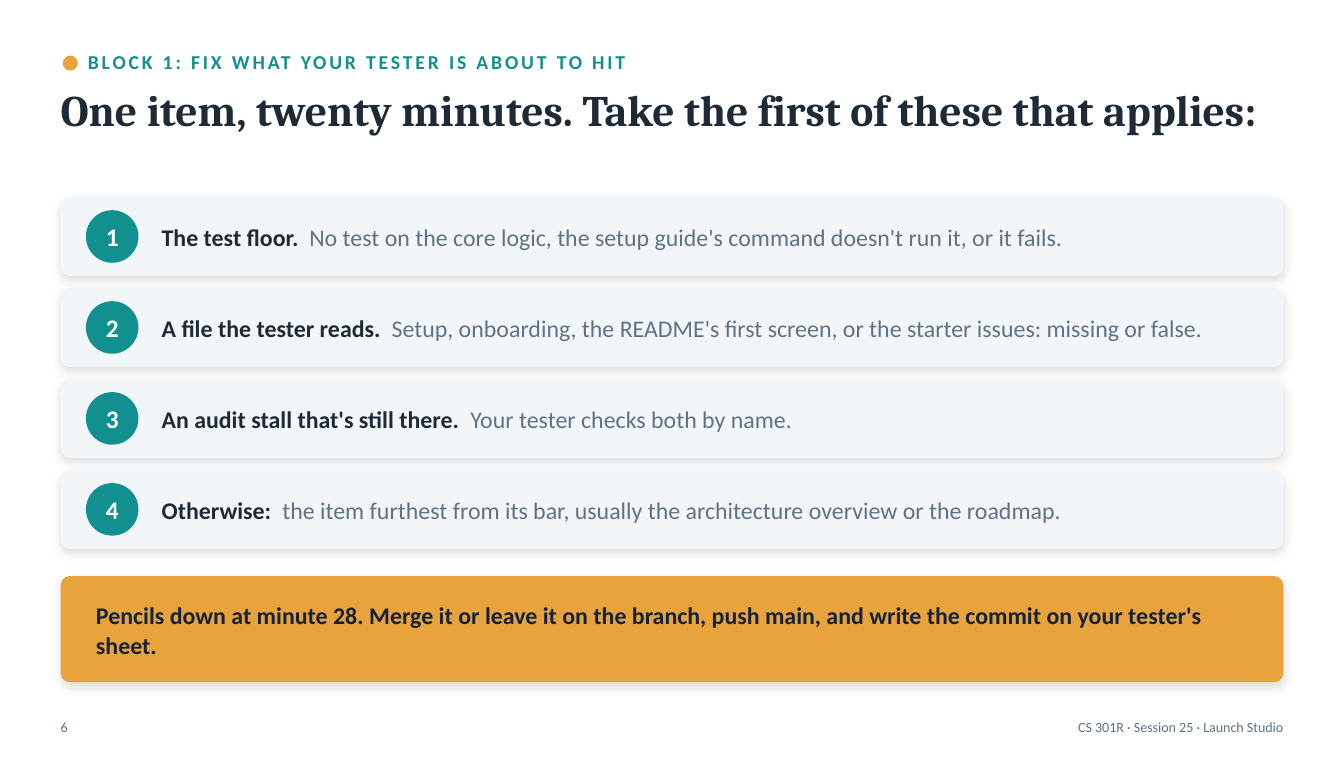
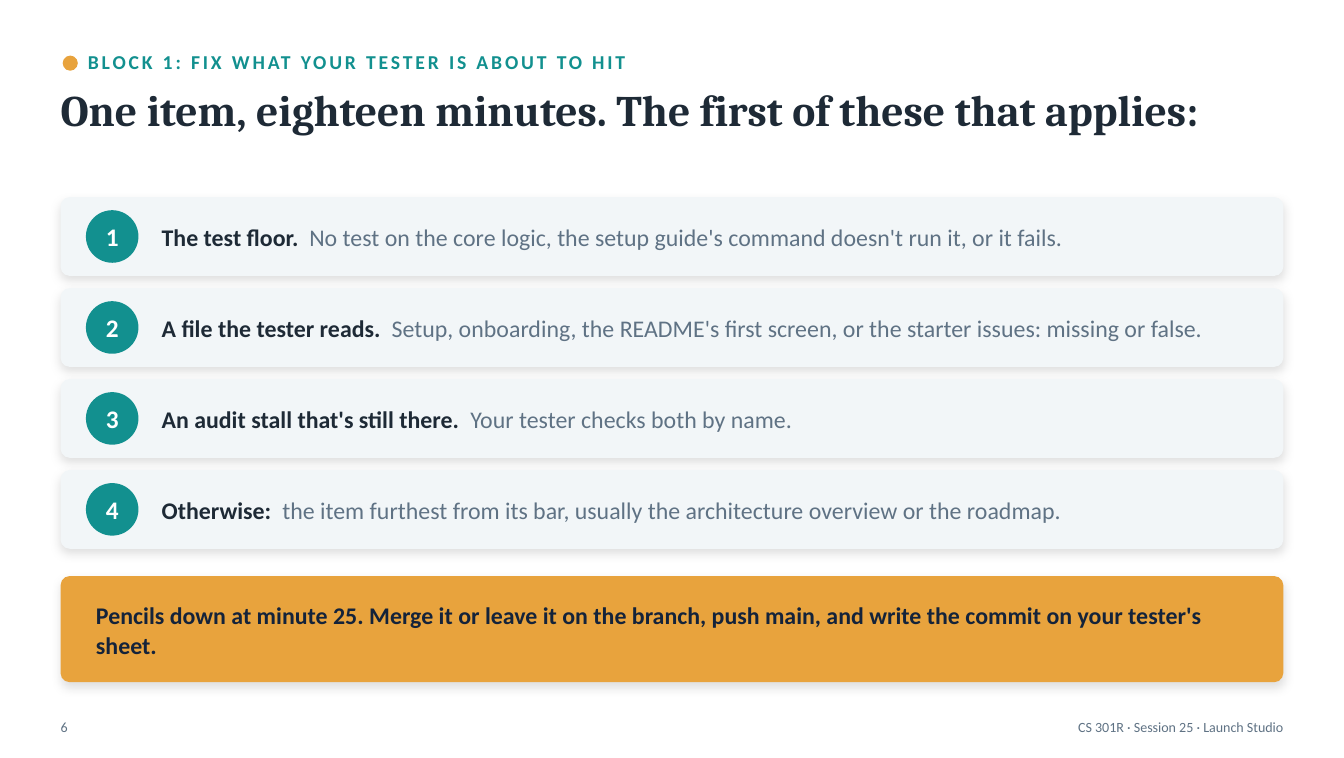
Before and after one commit to BYU-CS-Course-Ops/CS380, a slide deck: slide 6 of canvas_material/lectures/powerpoint/Session25-LaunchStudio.pptx. Drawn at 1344x758 pixels with LibreOffice and Linux fonts; fonts in the diff are those of the drawing. Boxes give left, top, right and bottom in pixels: in the first picture for what was removed or moved away, otherwise in the second. Text is boxed around its words. In the diff, an @@ line names an element or a change of style, - is before the commit and + after.

```diff
--- a/canvas_material/lectures/powerpoint/Session25-LaunchStudio.pptx
+++ b/canvas_material/lectures/powerpoint/Session25-LaunchStudio.pptx
@@ text at <box>61,95,1198,136</box>: text changed @@
-One item, twenty minutes. Take the first of these that applies:
+One item, eighteen minutes. The first of these that applies:
@@ text at <box>96,607,1201,654</box>: text changed @@
-Pencils down at minute 28. Merge it or leave it on the branch, push main, and write the commit on your tester's sheet.
+Pencils down at minute 25. Merge it or leave it on the branch, push main, and write the commit on your tester's sheet.
```
Also in this commit, not shown: 3 other slides changed, 1 slide added, 17 other files.
